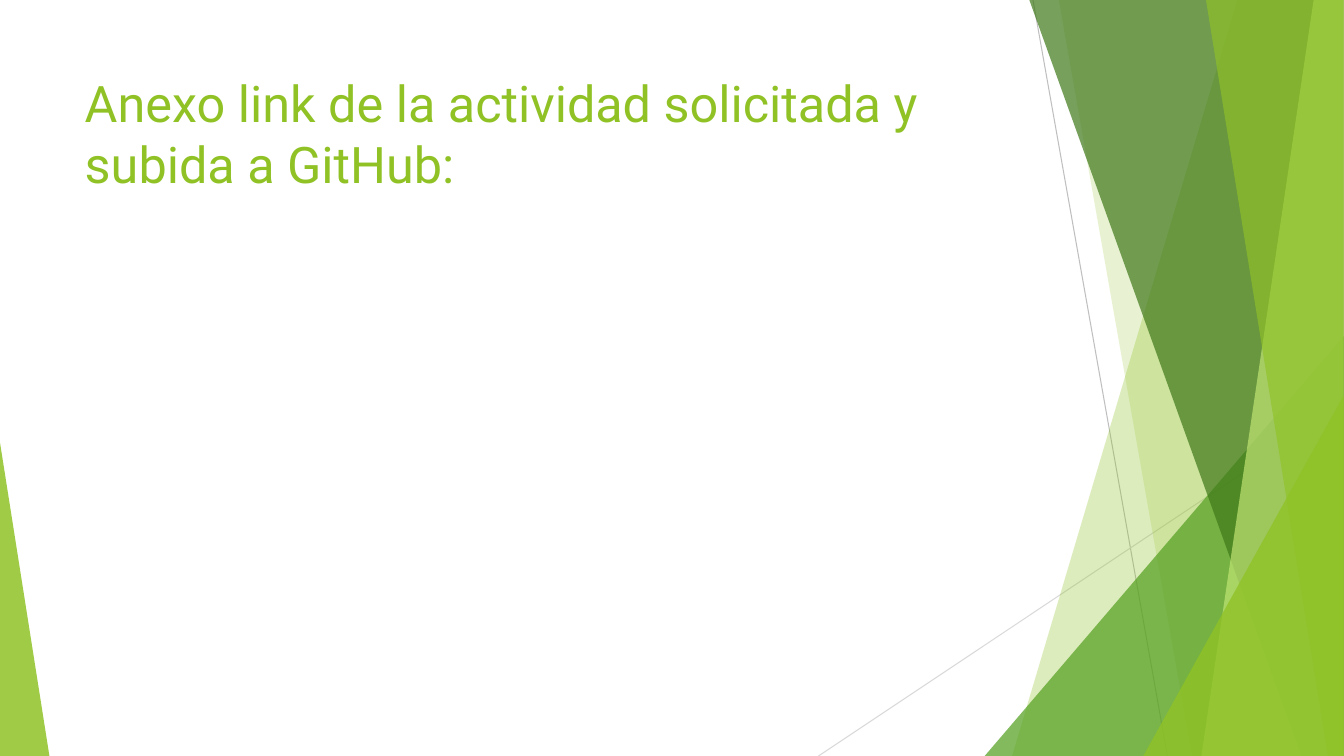
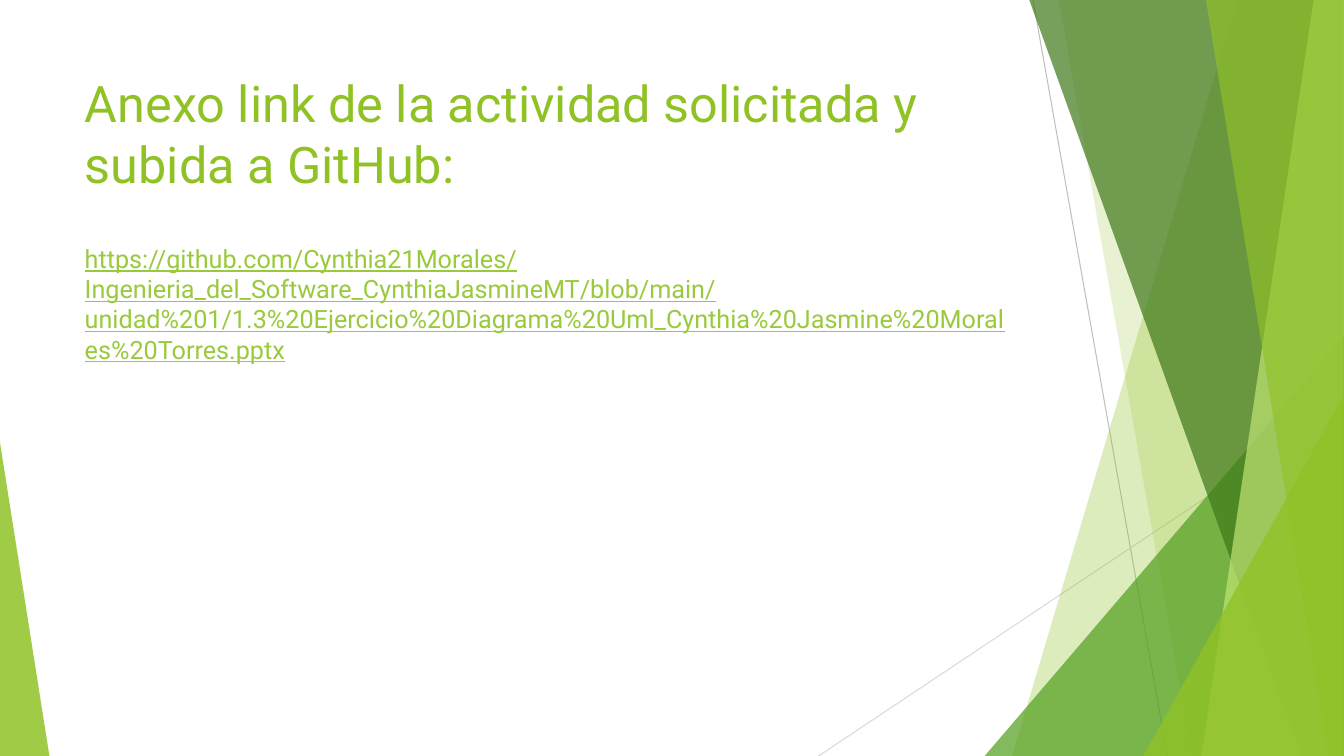
Before and after one commit to Cynthia21Morales/Ingenieria_del_Software_CynthiaJasmineMT, a slide deck: slide 10 of unidad 1/1.3 Ejercicio Diagrama Uml_Cynthia Jasmine Morales Torres.pptx. Drawn at 1344x756 pixels with LibreOffice and Linux fonts; fonts in the diff are those of the drawing. Boxes give left, top, right and bottom in pixels: in the first picture for what was removed or moved away, otherwise in the second. Text is boxed around its words. In the diff, an @@ line names an element or a change of style, - is before the commit and + after.

Commit message:
ejercicio UML

```diff
--- a/unidad 1/1.3 Ejercicio Diagrama Uml_Cynthia Jasmine Morales Torres.pptx
+++ b/unidad 1/1.3 Ejercicio Diagrama Uml_Cynthia Jasmine Morales Torres.pptx
@@ text added at bbox=[85, 249, 1004, 364], 18 pt, text #99CA3C, underline @@
+https://github.com/Cynthia21Morales/Ingenieria_del_Software_CynthiaJasmineMT/blob/main/unidad%201/1.3%20Ejercicio%20Diagrama%20Uml_Cynthia%20Jasmine%20Morales%20Torres.pptx
```
